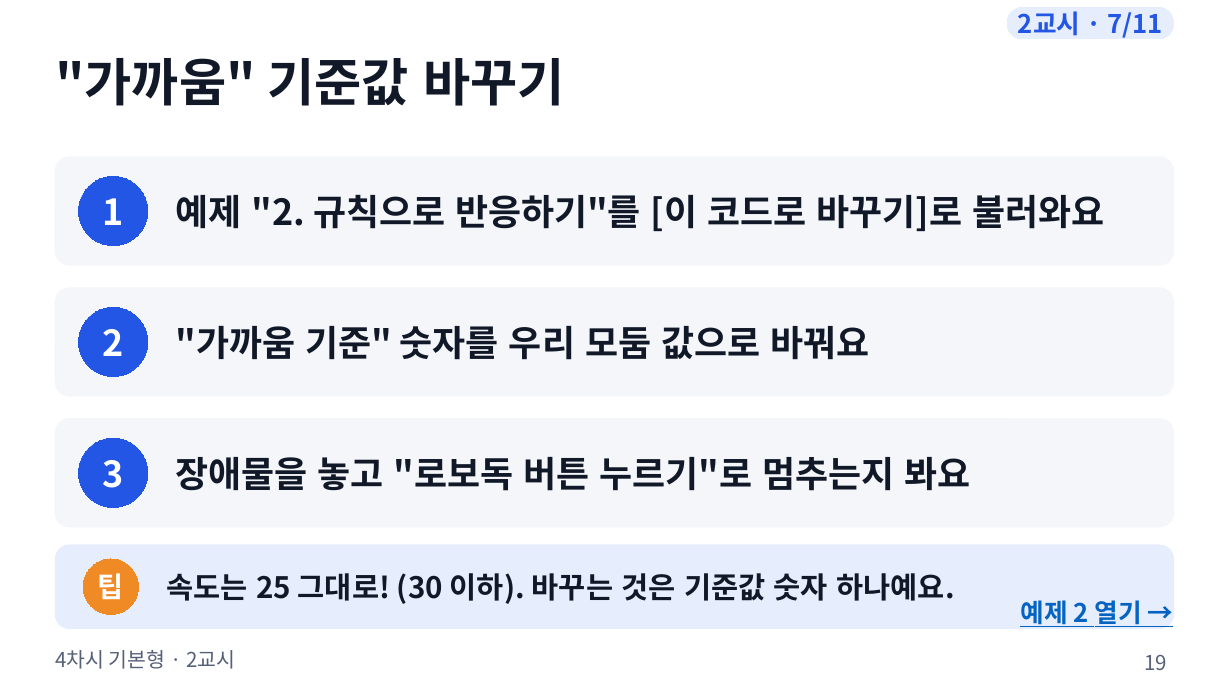
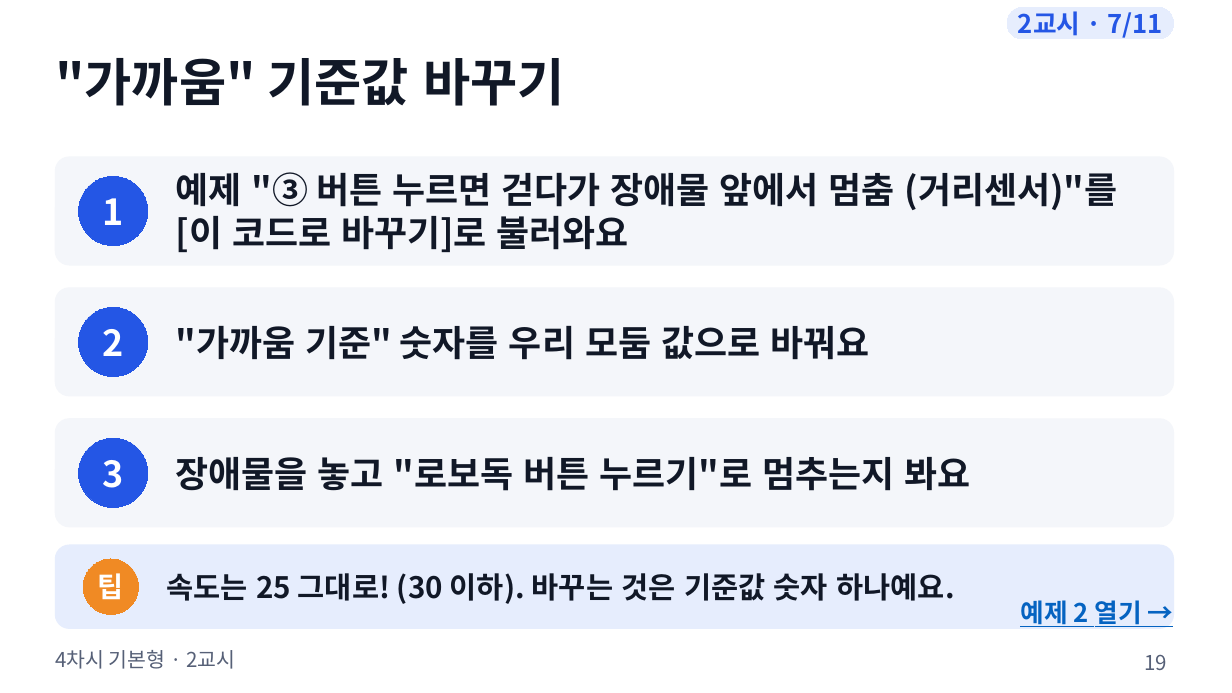
Before and after one commit to boundaryx01-uniquelife/microbit, a slide deck: slide 19 of bridge/docs/materials/4차시_기본형/4차시_수업슬라이드.pptx. Drawn at 1232x693 pixels with LibreOffice and Linux fonts; fonts in the diff are those of the drawing. Boxes give left, top, right and bottom in pixels: in the first picture for what was removed or moved away, otherwise in the second. Text is boxed around its words. In the diff, an @@ line names an element or a change of style, - is before the commit and + after.

```diff
--- a/bridge/docs/materials/4차시_기본형/4차시_수업슬라이드.pptx
+++ b/bridge/docs/materials/4차시_기본형/4차시_수업슬라이드.pptx
@@ text at [176,172,1118,252]: text changed @@
-예제 "2. 규칙으로 반응하기"를 [이 코드로 바꾸기]로 불러와요
+예제 "③ 버튼 누르면 걷다가 장애물 앞에서 멈춤 (거리센서)"를 [이 코드로 바꾸기]로 불러와요
```
Also in this commit, not shown: 5 other slides changed, 11 other files.
